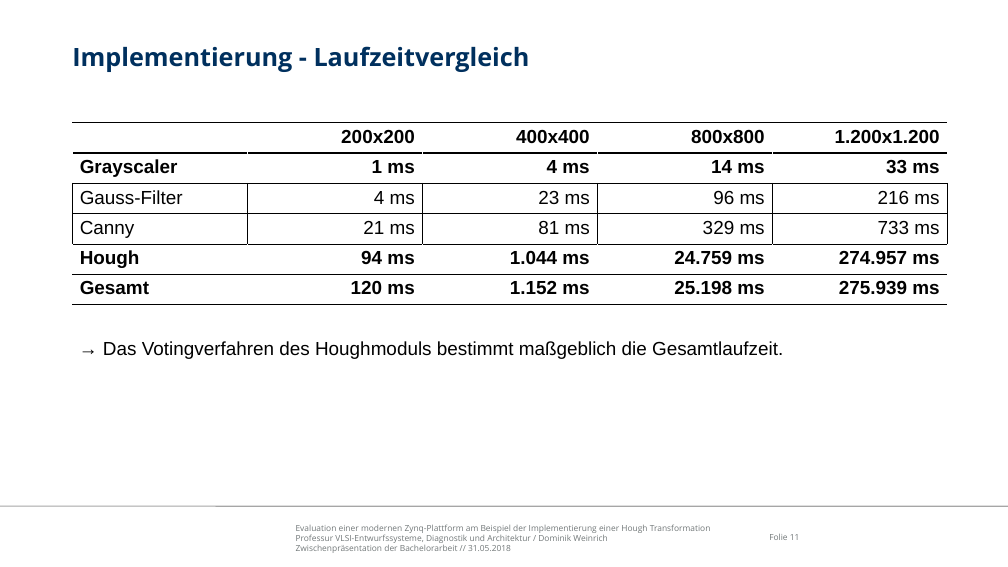
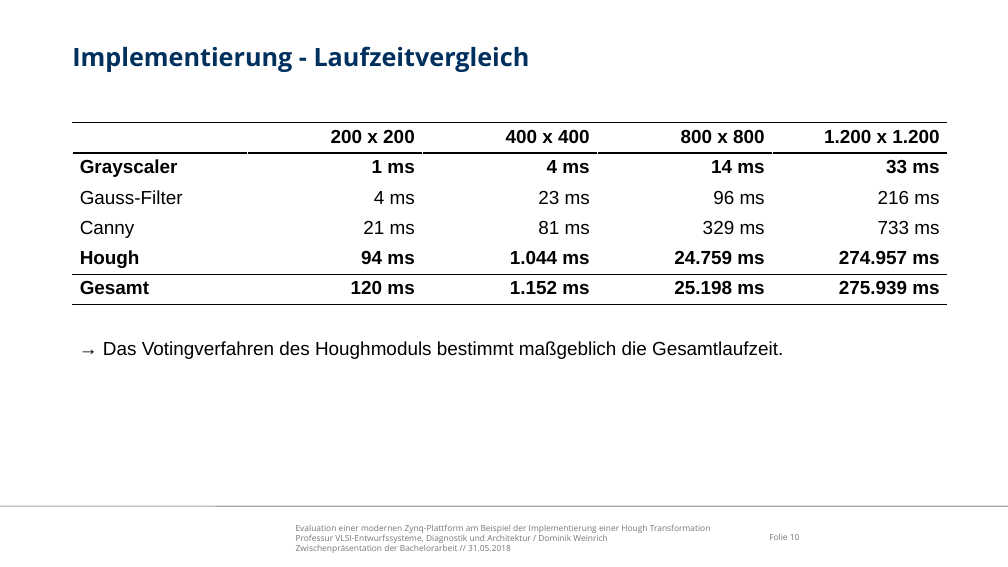
Before and after one commit to freeDom-/hough, a slide deck: slide 10 of Verteidigung/Verteidigung.odp (slide 11 before the commit). Drawn at 1008x567 pixels with LibreOffice and Linux fonts; fonts in the diff are those of the drawing; background and template pictures are left out. Boxes give left, top, right and bottom in pixels: in the first picture for what was removed or moved away, otherwise in the second. Text is boxed around its words. In the diff, an @@ line names an element or a change of style, - is before the commit and + after.

```diff
--- a/Verteidigung/Verteidigung.odp
+++ b/Verteidigung/Verteidigung.odp
@@ table at bbox=[73, 123, 946, 299] @@
-row 1:  | 200x200 | 400x400 | 800x800 | 1.200x1.200
+row 1:  | 200 x 200 | 400 x 400 | 800 x 800 | 1.200 x 1.200
@@ fill none to #FFFFFF in 25 cells @@
@@ borders changed @@
@@ page number at bbox=[769, 534, 800, 540]: text changed @@
-Folie 11
+Folie 10
```
Also in this commit, not shown: 7 other slides changed, 3 slides added, 2 slides removed, 2 other files.
